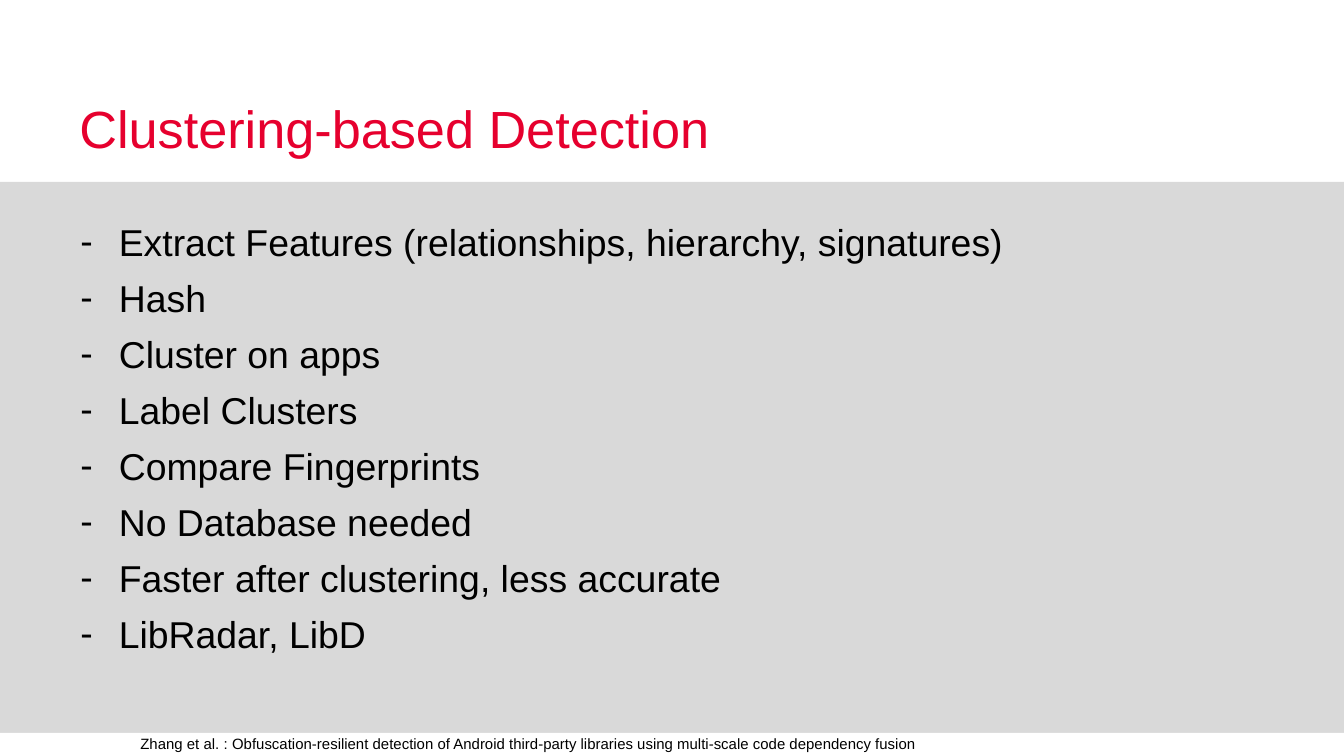
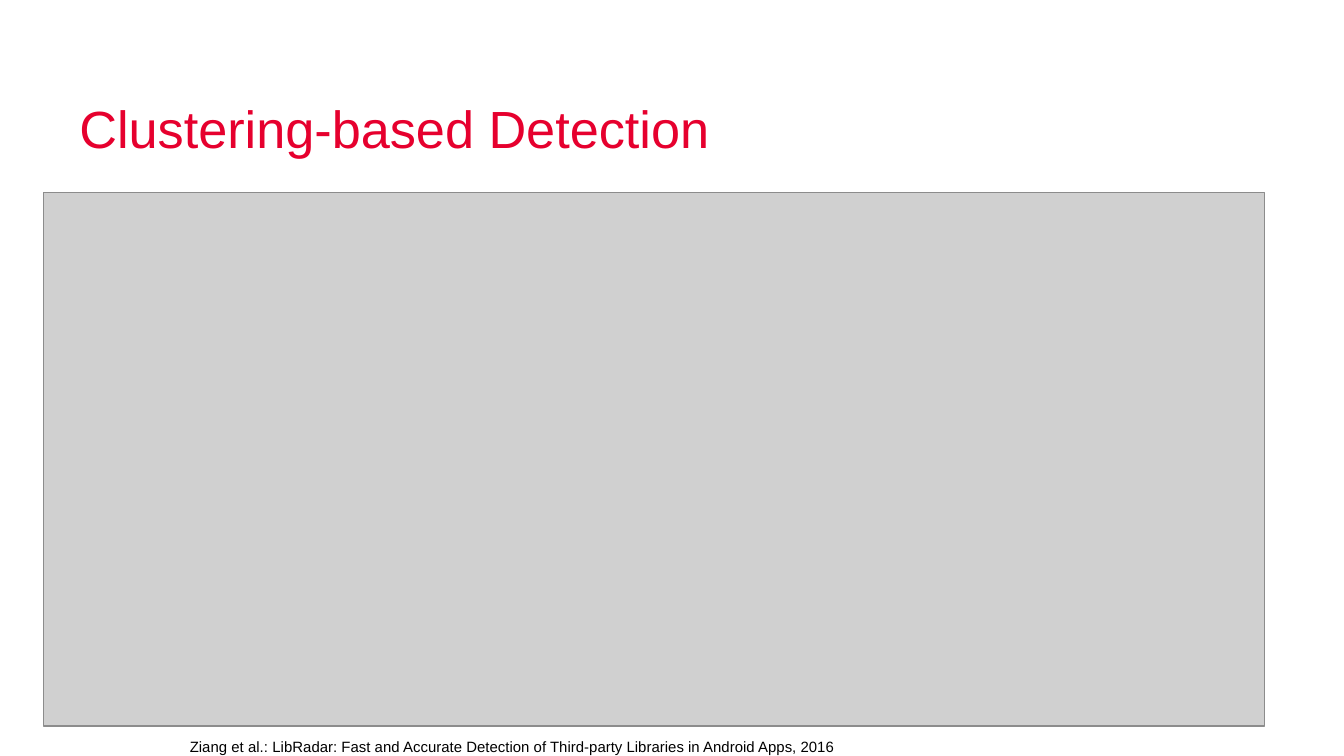
Before and after one commit to X-TPL/X-TPL, a slide deck: slide 6 of Presentations/26_05_26_Seminar.pptx. Drawn at 1344x756 pixels with LibreOffice and Linux fonts; fonts in the diff are those of the drawing; grey boxes stand for pictures; background and template pictures are left out. Boxes give left, top, right and bottom in pixels: in the first picture for what was removed or moved away, otherwise in the second. Text is boxed around its words. In the diff, an @@ line names an element or a change of style, - is before the commit and + after.

Commit message:
updated presentation

```diff
--- a/Presentations/26_05_26_Seminar.pptx
+++ b/Presentations/26_05_26_Seminar.pptx
@@ rectangle removed at [0, 181, 1344, 732] @@
@@ picture added at [43, 192, 1265, 726] @@
@@ text removed at [119, 229, 1003, 653] @@
-– Extract Features (relationships, hierarchy, signatures)
-– Hash
-– Cluster on apps
-– Label Clusters
-– Compare Fingerprints
-– No Database needed
-– Faster after clustering, less accurate
-– LibRadar, LibD
@@ rectangle removed at [0, 284, 1344, 734] @@
@@ text at [190, 741, 834, 755]: text changed @@
-Zhang et al. : Obfuscation-resilient detection of Android third-party libraries using multi-scale code dependency fusion
+Ziang et al.: LibRadar: Fast and Accurate Detection of Third-party Libraries in Android Apps, 2016
```
Also in this commit, not shown: 9 other slides changed, 9 slides added, 3 slides removed.
